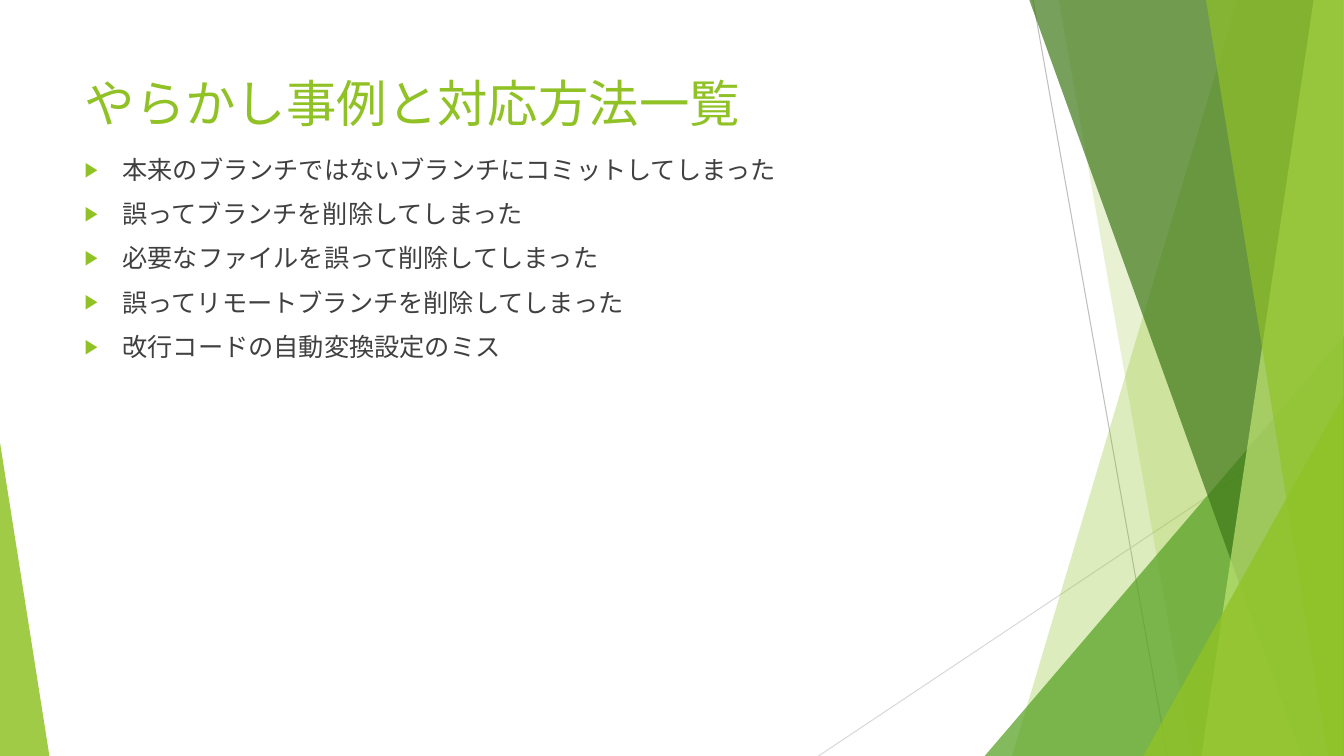
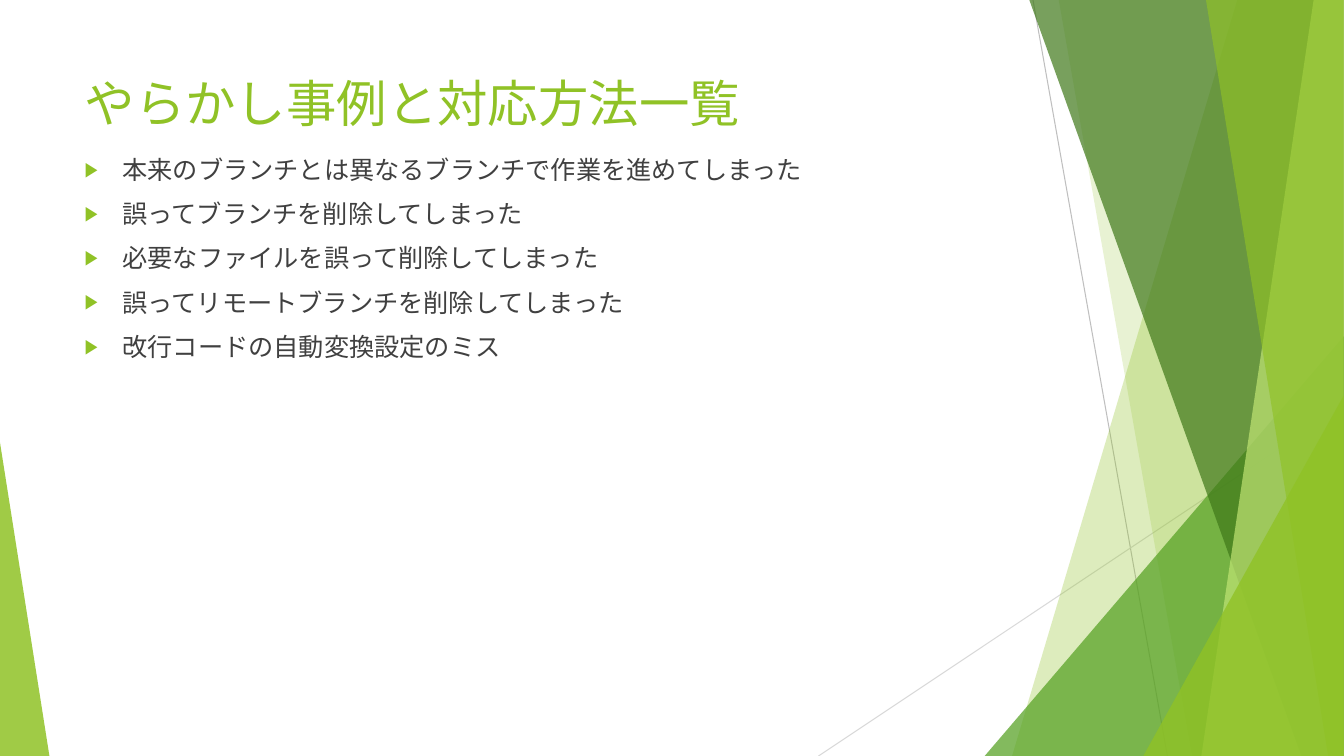
Before and after one commit to yusuke8655/git-trouble-shooting, a slide deck: slide 6 of Gitトラブルシューティング.pptx. Drawn at 1344x756 pixels with LibreOffice and Linux fonts; fonts in the diff are those of the drawing. Boxes give left, top, right and bottom in pixels: in the first picture for what was removed or moved away, otherwise in the second. Text is boxed around its words. In the diff, an @@ line names an element or a change of style, - is before the commit and + after.

Commit message:
事例１を作成

```diff
--- a/Gitトラブルシューティング.pptx
+++ b/Gitトラブルシューティング.pptx
@@ text at bbox=[123, 157, 802, 181]: text changed @@
-▶ 本来のブランチではないブランチにコミットしてしまった
+▶ 本来のブランチとは異なるブランチで作業を進めてしまった
```
Also in this commit, not shown: 6 slides added.
